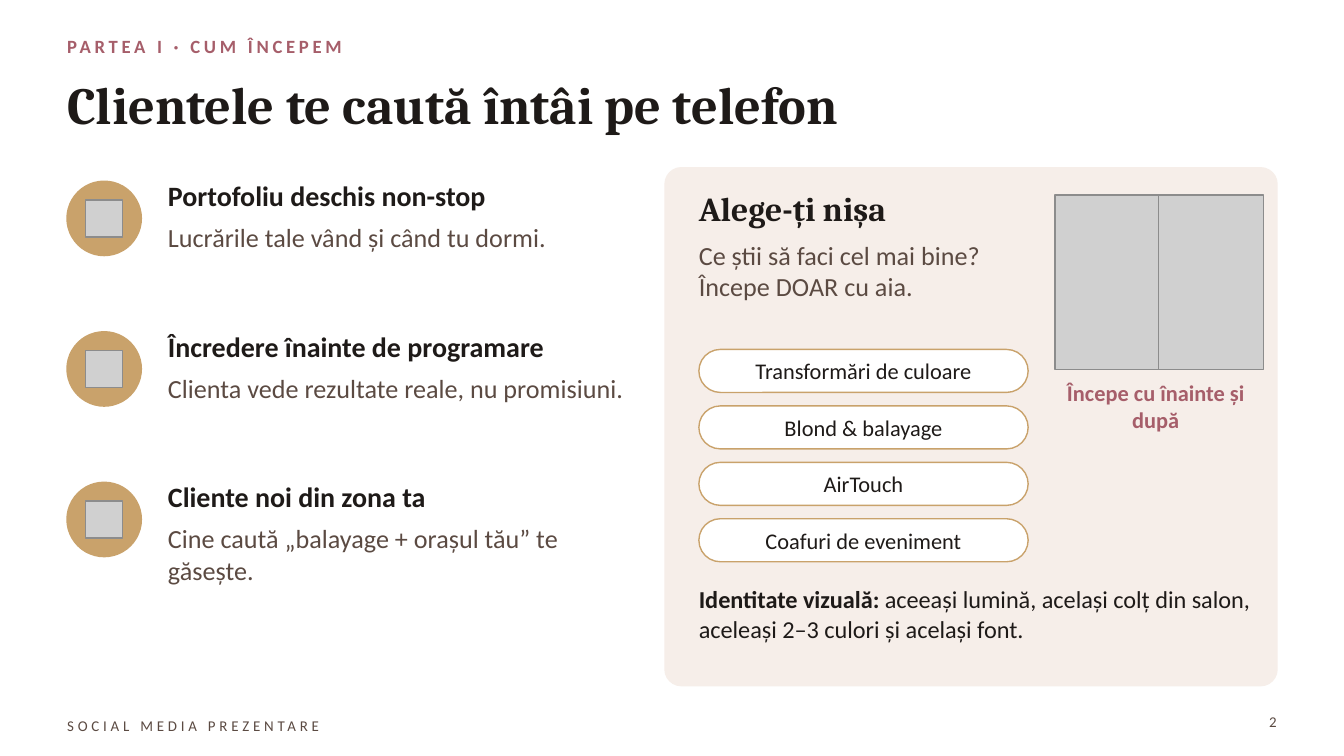
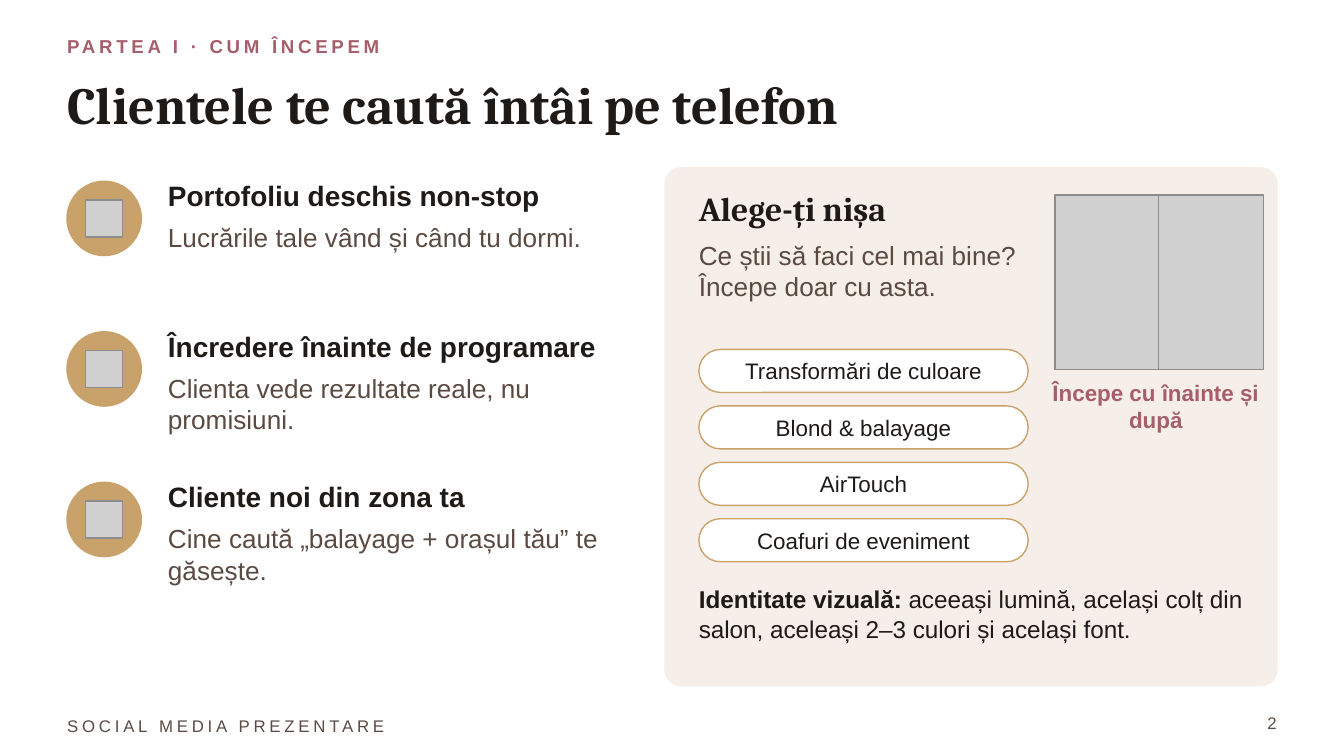
Before and after one commit to dianaavram2014/Blonde-ambition, a slide deck: slide 2 of SOCIAL_MEDIA_PREZENTARE.pptx. Drawn at 1344x756 pixels with LibreOffice and Linux fonts; fonts in the diff are those of the drawing; grey boxes stand for pictures. Boxes give left, top, right and bottom in pixels: in the first picture for what was removed or moved away, otherwise in the second. Text is boxed around its words. In the diff, an @@ line names an element or a change of style, - is before the commit and + after.

```diff
--- a/SOCIAL_MEDIA_PREZENTARE.pptx
+++ b/SOCIAL_MEDIA_PREZENTARE.pptx
@@ text at [699, 245, 1016, 302]: text changed; font Calibri to Arial @@
-Ce știi să faci cel mai bine? Începe DOAR cu aia.
+Ce știi să faci cel mai bine? Începe doar cu asta.
@@ font Calibri to Arial in 13 elements at [173, 40, 178, 53], [168, 185, 540, 211], [168, 227, 581, 253], [168, 335, 595, 362], [168, 379, 530, 435], [168, 486, 465, 508], [168, 528, 598, 586], [745, 362, 981, 380], [776, 419, 951, 441], [820, 475, 907, 493], [757, 532, 969, 550], [1052, 383, 1259, 433], [699, 590, 1242, 643] @@
@@ text "SOCIAL MEDIA PREZENTARE" at [67, 712, 605, 739]: size 8 to 9 pt, font Calibri to Arial @@
@@ page number at [1267, 717, 1276, 729]: size 8 to 9 pt, font Calibri to Arial @@
```
Also in this commit, not shown: 19 other slides changed, 1 other file.
